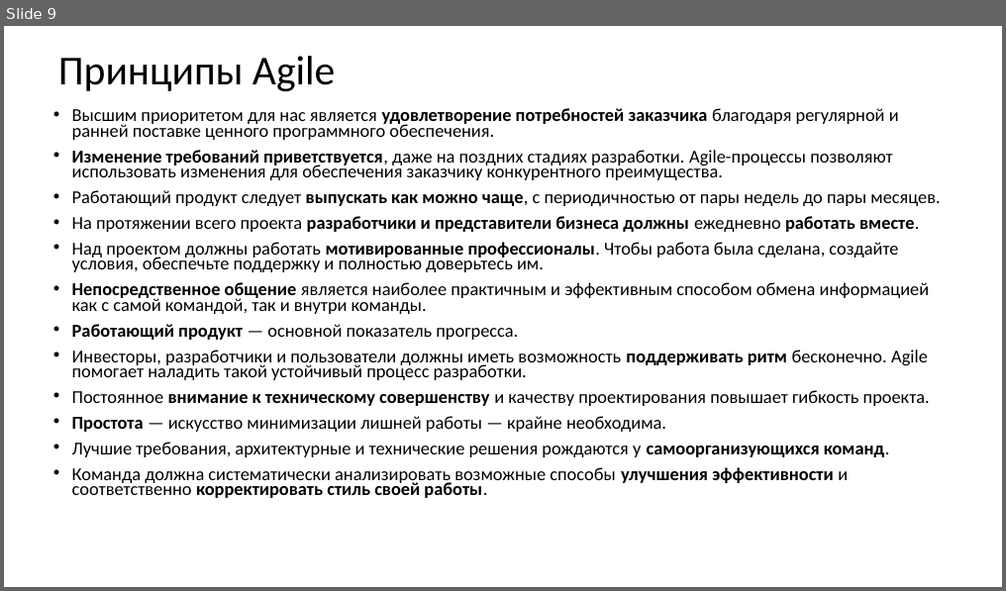
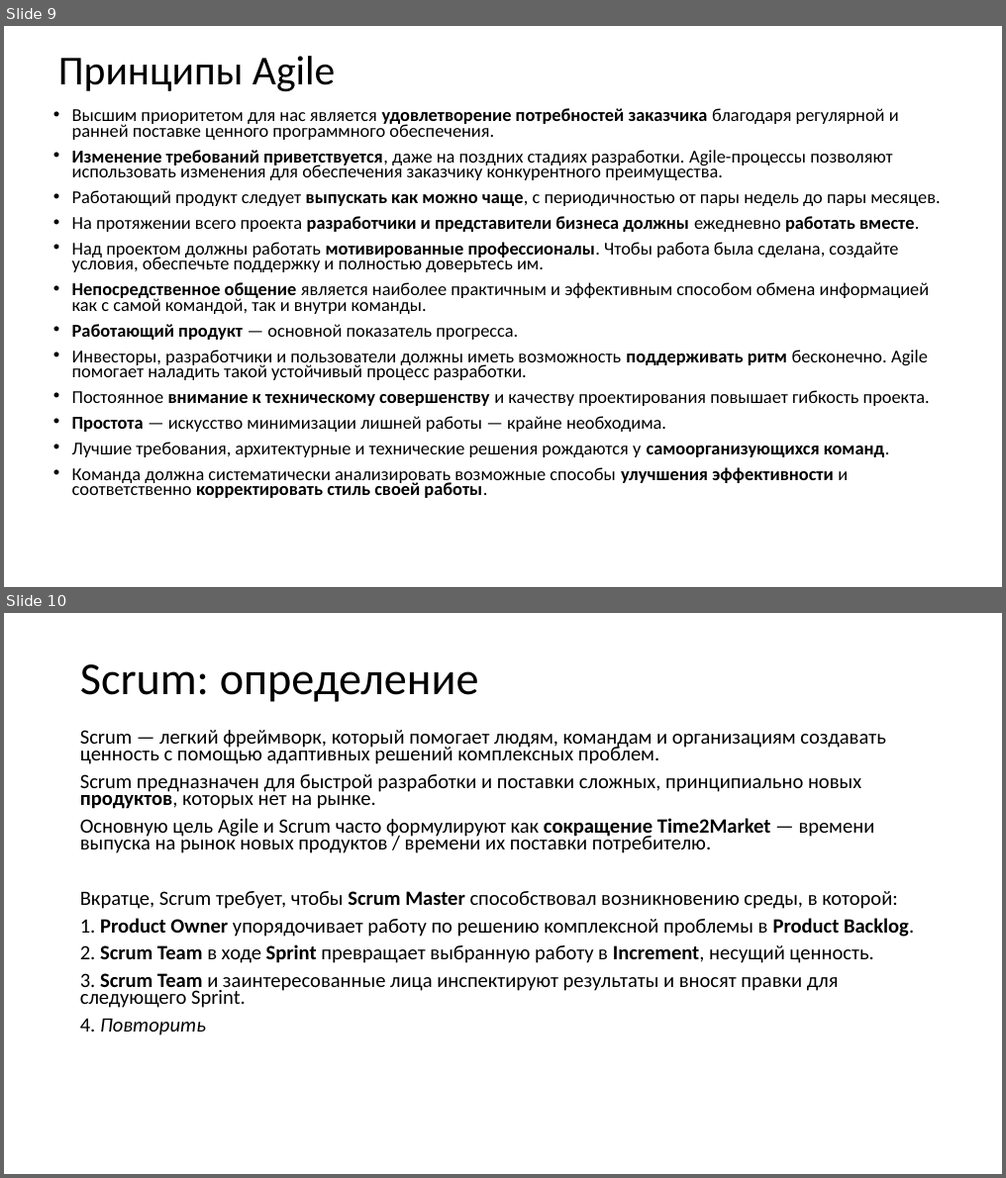
Before and after one commit to xtrueman/soft_dev_mgmt_course, a slide deck: slides/01-SCRUM.pptx. Shown one above the other, each under a label of ours: slide 9 before the commit, slides 9 and 10 after it. The pictures are 1006x591 and 1006x1178 pixels, drawn with LibreOffice and Linux fonts; fonts in the diff are those of the drawing. Boxes give left, top, right and bottom in pixels: in the first picture for what was removed or moved away, otherwise in the second. Text is boxed around its words. In the diff, an @@ line names an element or a change of style, - is before the commit and + after.

```diff
--- a/slides/01-SCRUM.pptx
+++ b/slides/01-SCRUM.pptx
@@ slide 10 added at <box>4,613,1002,1174</box>, background #FFFFFF @@
@@ title added at <box>80,664,479,702</box>, 44 pt, text #000000 @@
+Scrum: определение
@@ text added at <box>80,730,914,1036</box>, 19.6 pt, text #000000 @@
+Scrum — легкий фреймворк, который помогает людям, командам и организациям создавать ценность с помощью адаптивных решений комплексных проблем.
+Scrum предназначен для быстрой разработки и поставки сложных, принципиально новых продуктов, которых нет на рынке.
+Основную цель Agile и Scrum часто формулируют как сокращение Time2Market — времени выпуска на рынок новых продуктов / времени их поставки потребителю.
+Вкратце, Scrum требует, чтобы Scrum Master способствовал возникновению среды, в которой:
+1. Product Owner упорядочивает работу по решению комплексной проблемы в Product Backlog.
+2. Scrum Team в ходе Sprint превращает выбранную работу в Increment, несущий ценность.
+3. Scrum Team и заинтересованные лица инспектируют результаты и вносят правки для следующего Sprint.
+4. Повторить
```
Also in this commit, not shown: 3 other slides added, 2 other files.
